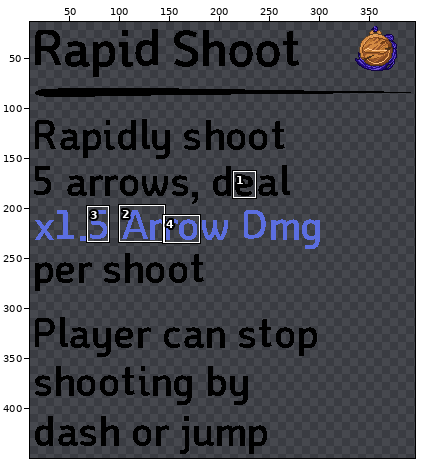
File history of a pixel-art file, 과거시험 시제/이미지 작업/interface/sk&item/skillUi/atk/sk101Info.aseprite. Above, an overview of the earlier version with the close-up marked.
Close-up. Before the edit:
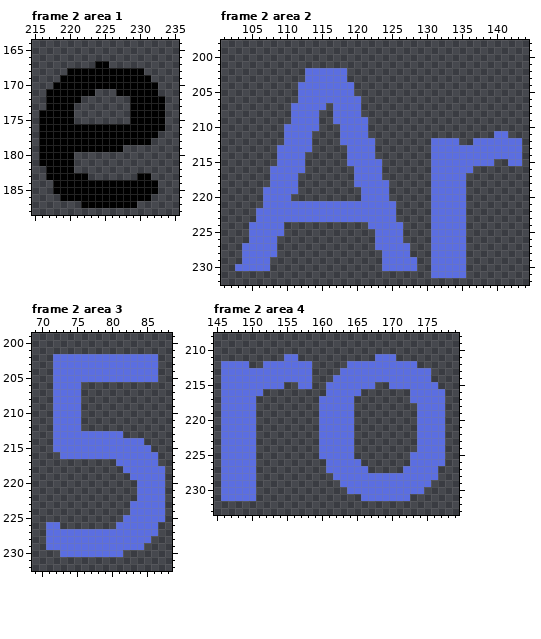
400x560 pixels, 2 frames. Colours within 5 levels of each other are drawn and written as one. Shown: frame 2 area 1: x 215..235, y 164..188; frame 2 area 2: x 101..144, y 198..232; frame 2 area 3: x 69..88, y 199..232; frame 2 area 4: x 145..179, y 208..233. The wide view leaves out empty margins. The commit also changed other frames or places, which this record leaves out.
Now the later version:
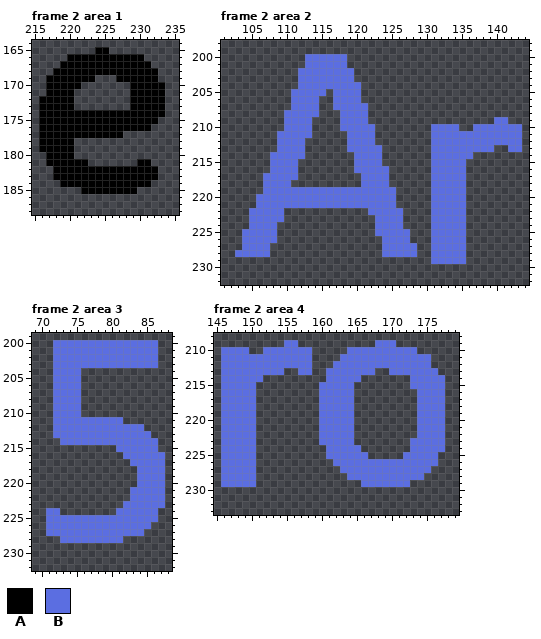
Palette (. is transparent): A #000000  B #5b6ee1
Changes in this commit:
Changed rows in their new state; - is an unchanged pixel.
Frame 2 area 1, layer "text":
first column x 216:
165 --------AA--------
166 ----AAAAAAAAAAA---
167 ---AAAAA--AAAAAA--
168 --AA-----------AA-
169 -AA-----...-----A-
170 -A----.......----A
171 -----...---..----A
172 A----.------------
173 A-----------------
174 -----AAAAAAAA-----
175 -----AAAAAAAA----.
176 ----------------..
177 ------------.....-
178 -----...........--
179 -----.......------
180 .-----------------
181 .----AA-------AA--
182 -.---AAAAAAAAAAAA-
183 -.-----AAAAAAA--A-
184 --.-------------.-
185 --....--------...-
186 ---.............--
187 ------........----
Frame 2 area 2, layer "text":
first column x 103:
200 ----------BBBBBB-------------------------
201 ----------BBBBBB-------------------------
202 ---------B------B------------------------
203 ---------B------B------------------------
204 -----------------B-----------------------
205 --------B----.---B-----------------------
206 --------B---..---------------------------
207 ------------.-----B----------------------
208 -------B------.---B----------------------
209 -------B---.--.----------------------BB--
210 -----------.-------B--------BBBB--BBBBBBB
211 ------B--------.---B--------BBBBBBBBB--BB
212 ------B---.----.----------------BB-------
213 ----------.---------B----------------..--
214 -----B----------.---B-------------.......
215 -----B---.------.----------------....--..
216 ---------.-----------B-----------.-------
217 ----B------------.---B-------------------
218 ----B---.--------.-----------------------
219 ---------BBBBBBBBB----B------------------
220 ---B----BBBBBBBBBB----B------------------
221 ---B-------------------------------------
222 --B----............----B-----------------
223 --B----.............---B-----------------
224 ------.------------.---------------------
225 -B----.-----------------B----------------
226 -B------------------.---B----------------
227 -----.--------------.----B---------------
228 B----.-------------------B---------------
229 -....----------------.....---------------
230 .....----------------.....--.....--------
231 ----------------------------.....--------
Frame 2 area 3, layer "text":
first column x 72:
200 BBBBBBBBBBBBBBB
201 BBBBBBBBBBBBBBB
204 ----...........
205 ----...........
first column x 71:
211 -----BBBBBB------
212 -----BBBBBBBBB---
213 -----------BBBB--
214 -.------------BB-
215 -.........-----B-
216 --.........-----B
217 ----------..----B
218 -----------..----
219 ------------.----
221 ------------B----
222 ------------B----
223 -----------B-----
224 BB--------BB----.
225 BBBBBBBBBBB-----.
226 --BBBBBBBB-----.-
227 --------------..-
228 ..---------....--
229 ..............---
230 --.........------
Frame 2 area 4, layer "text":
first column x 146:
209 ---------BB-----------BBB-------
210 BBBB--BBBBBBB-----BBBBBBBBBB----
211 BBBBBBBBB--BB----BBBBB---BBBBB--
212 ----BB----------BB----------BB--
213 ---------..----BB-----..------B-
214 ------.......--B----.......---BB
215 -----....--..-B----...--...----B
216 -----.--------B----.-------.----
217 ---------------------------.----
first column x 146:
223 ---------------------------B----
224 --------------.----B-------B----
225 --------------.----BB-----B----.
226 ---------------.----BBBBBBB----.
227 ---------------..----BBBBB----.-
228 ----------------..-----------..-
229 -----------------...-------...--
230 .....-------------...........---
231 .....---------------.......-----
Pixel boxes of the changes (left, top, right, bottom) in both close-ups:
changed: (39, 47, 165, 208)
changed: (235, 54, 522, 278)
changed: (53, 340, 158, 382)
changed: (46, 417, 165, 557)
changed: (221, 340, 445, 403)
changed: (319, 438, 445, 501)
erased: (221, 487, 256, 501)
